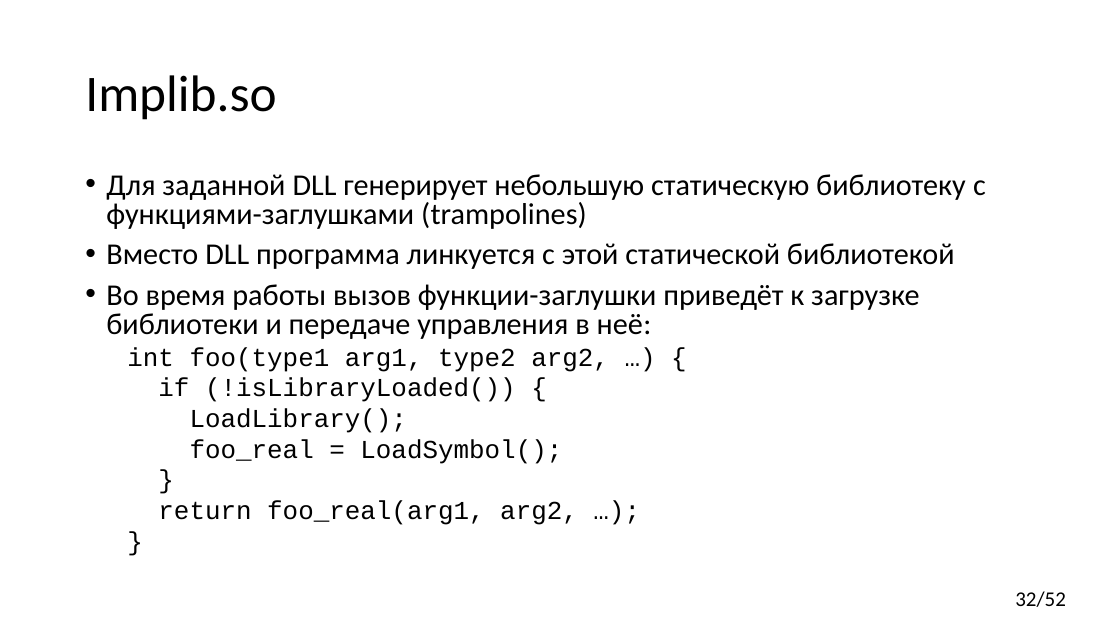
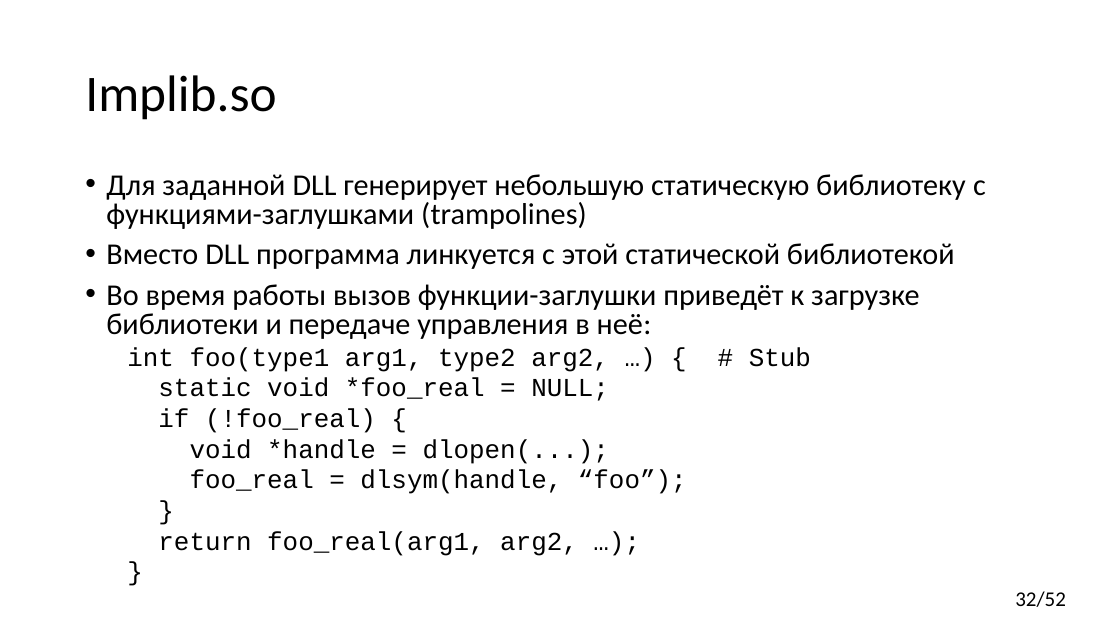
Before and after one commit to yugr/CppRussia, a slide deck: slide 32 of 2024/RU.pptx. Drawn at 1120x630 pixels with LibreOffice and Linux fonts; fonts in the diff are those of the drawing. Boxes give left, top, right and bottom in pixels: in the first picture for what was removed or moved away, otherwise in the second. Text is boxed around its words. In the diff, an @@ line names an element or a change of style, - is before the commit and + after.

```diff
--- a/2024/RU.pptx
+++ b/2024/RU.pptx
@@ text at <box>127,347,687,494</box>: text changed @@
-  int foo(type1 arg1, type2 arg2, …) {
-  if (!isLibraryLoaded()) {
-  LoadLibrary();
-  foo_real = LoadSymbol();
+  int foo(type1 arg1, type2 arg2, …) { # Stub
+  static void *foo_real = NULL;
+  if (!foo_real) {
+  void *handle = dlopen(...);
+  foo_real = dlsym(handle, “foo”);
```
Also in this commit, not shown: 17 other slides changed.
